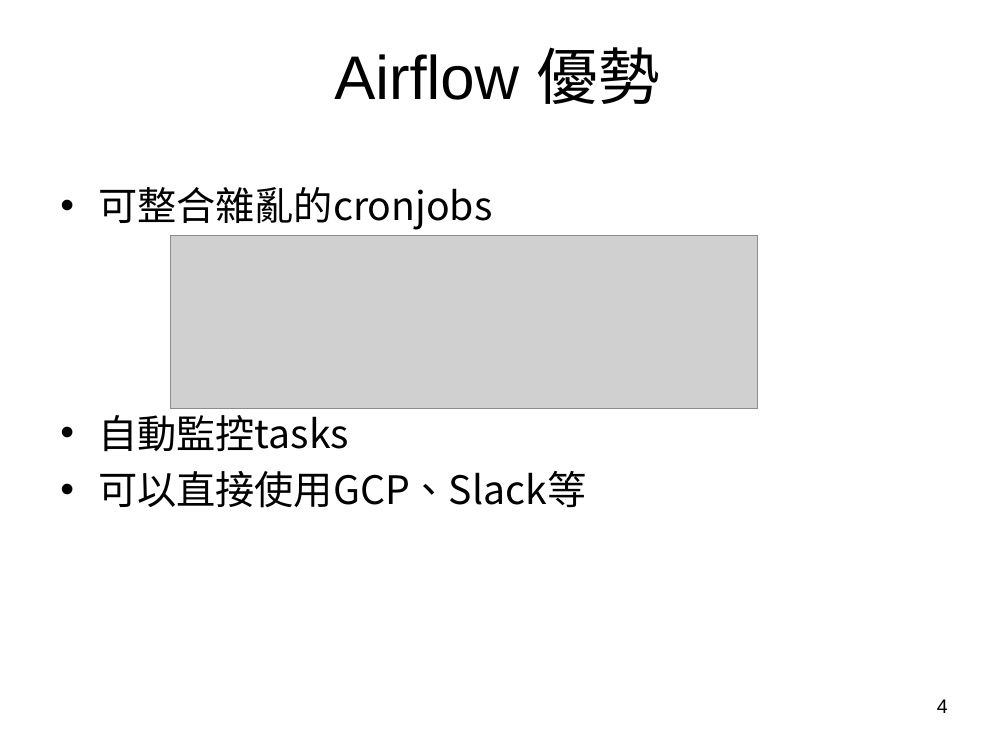
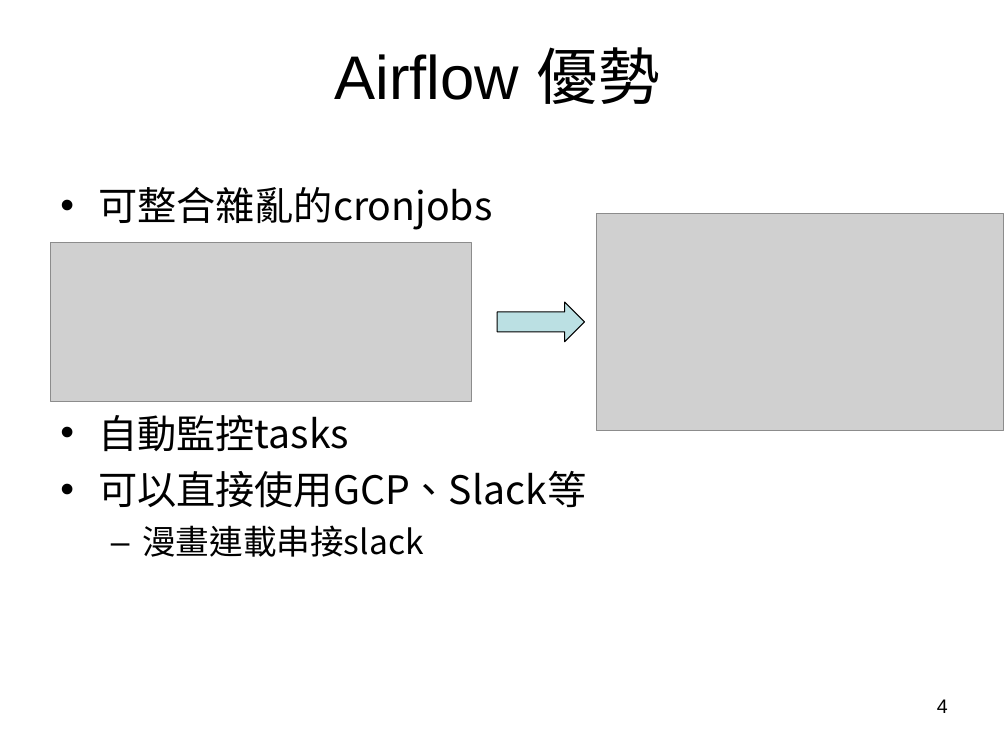
Before and after one commit to cku268890/tesseract_tutorial, a slide deck: slide 4 of Apache airflow.ppt. Drawn at 1008x756 pixels with LibreOffice and Linux fonts; fonts in the diff are those of the drawing; grey boxes stand for pictures; background and template pictures are left out. Boxes give left, top, right and bottom in pixels: in the first picture for what was removed or moved away, otherwise in the second. Text is boxed around its words. In the diff, an @@ line names an element or a change of style, - is before the commit and + after.

```diff
--- a/Apache airflow.ppt
+++ b/Apache airflow.ppt
@@ picture added at bbox=[596, 213, 1004, 430] @@
@@ picture: place and size @@
-picture at bbox=[170, 235, 758, 408]
+picture at bbox=[50, 243, 472, 401]
@@ right arrow added at bbox=[497, 302, 585, 342], fill #BBE0E3, outline #000000 0.74 pt @@
@@ text at bbox=[142, 525, 423, 557]: paragraph added @@
+  – 漫畫連載串接slack
```
Also in this commit, not shown: 1 slide added.
